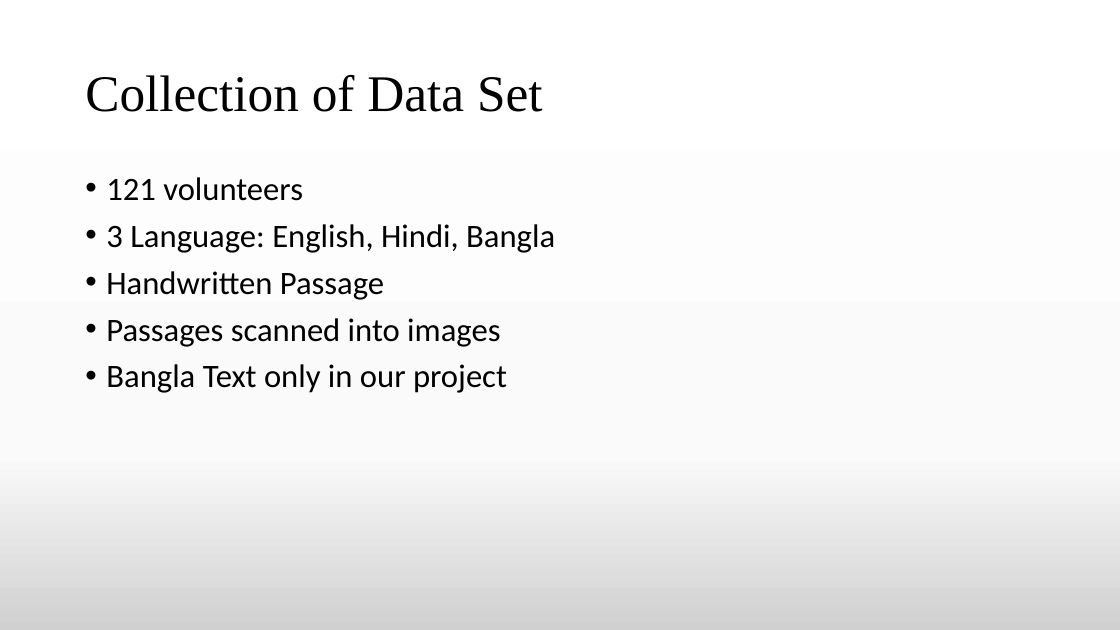
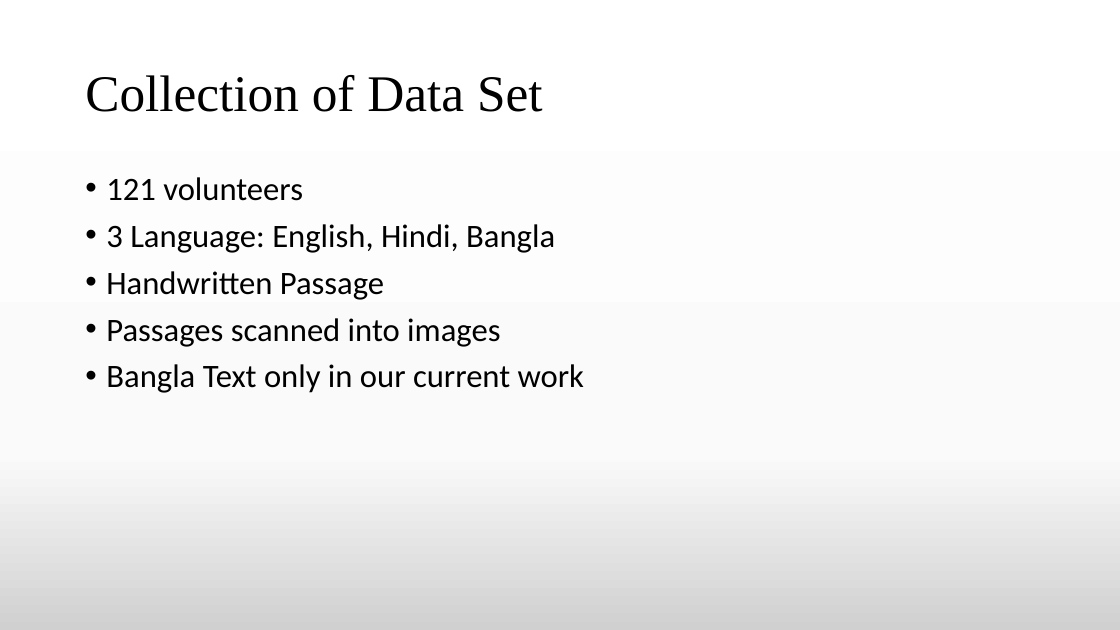
Before and after one commit to TheAnonymousMan/local-language-recognition-gcelt-class-2021, a slide deck: slide 12 of Documentation/4th Year Project Presentation.pptx. Drawn at 1120x630 pixels with LibreOffice and Linux fonts; fonts in the diff are those of the drawing. Boxes give left, top, right and bottom in pixels: in the first picture for what was removed or moved away, otherwise in the second. Text is boxed around its words. In the diff, an @@ line names an element or a change of style, - is before the commit and + after.

```diff
--- a/Documentation/4th Year Project Presentation.pptx
+++ b/Documentation/4th Year Project Presentation.pptx
@@ text at <box>106,364,584,393</box>: text changed @@
-• Bangla Text only in our project
+• Bangla Text only in our current work
```
